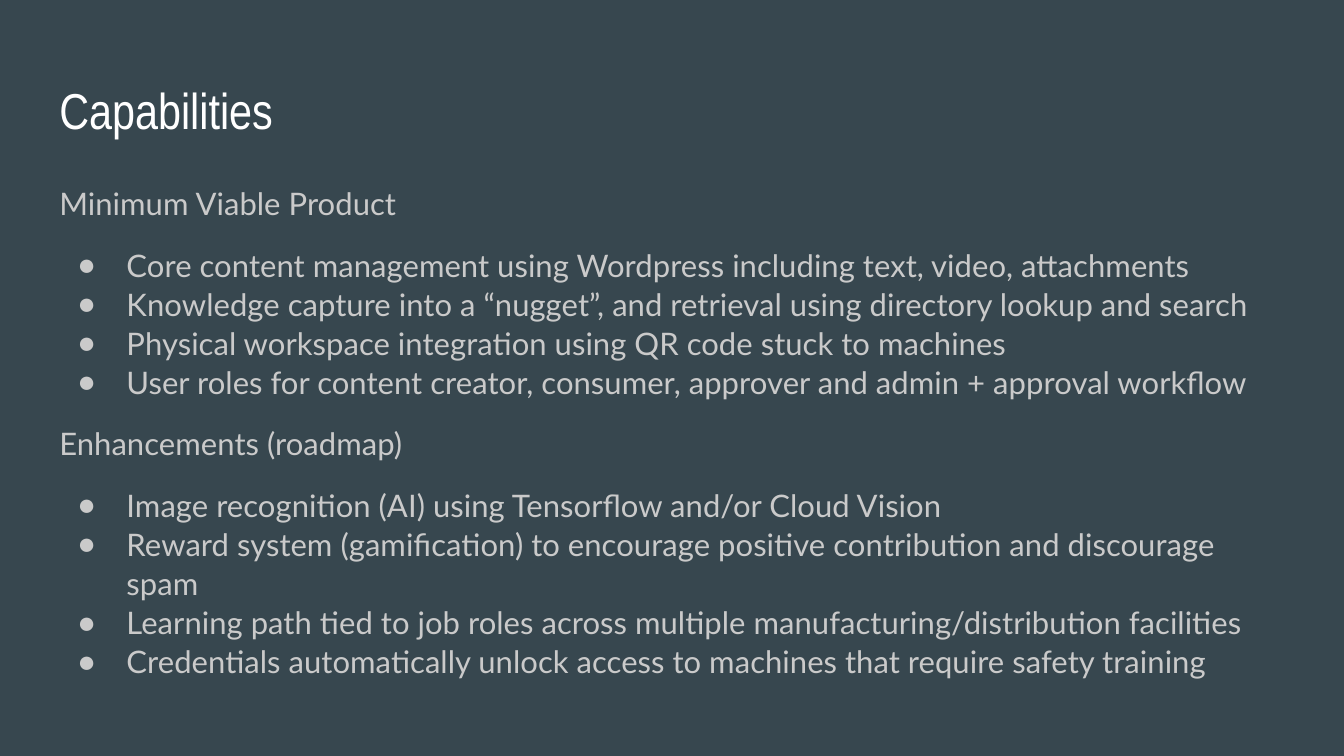
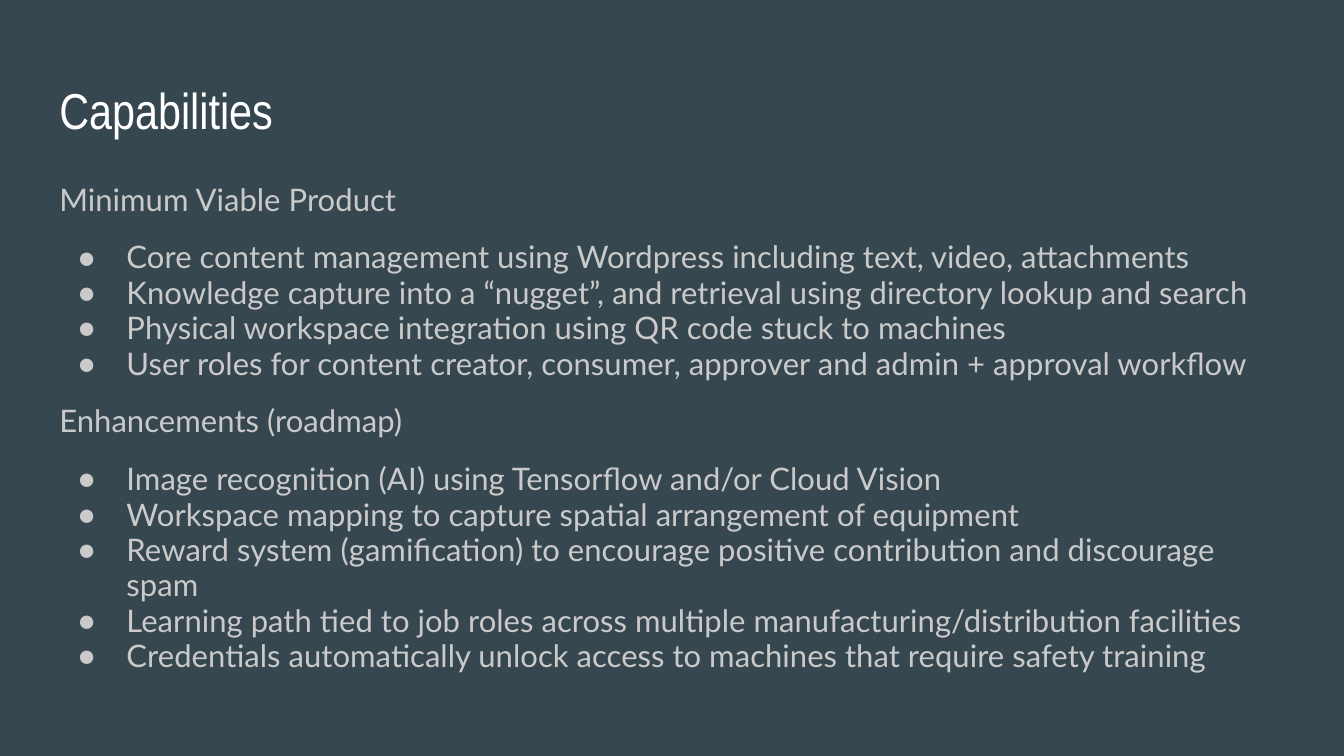
Before and after one commit to nithinvijaykumar/knowledge, a slide deck: slide 4 of StanleyX Hackathon.pptx. Drawn at 1344x756 pixels with LibreOffice and Linux fonts; fonts in the diff are those of the drawing. Boxes give left, top, right and bottom in pixels: in the first picture for what was removed or moved away, otherwise in the second. Text is boxed around its words. In the diff, an @@ line names an element or a change of style, - is before the commit and + after.

```diff
--- a/StanleyX Hackathon.pptx
+++ b/StanleyX Hackathon.pptx
@@ text at [59,188,1247,673]: line spacing 1.05 to 0.95 @@
@@ text at [126,503,1019,531]: paragraph added @@
+● Workspace mapping to capture spatial arrangement of equipment
```
Also in this commit, not shown: 1 slide added, 1 other file.
